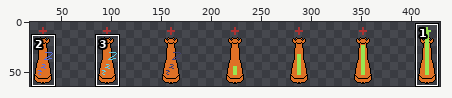
Two states of a sprite sheet, Assets/Textures/Buildings/Placeable/Defence_Tower.png. Above: a wide view before the commit, with the close-up outlined.
Close-up. Old version:
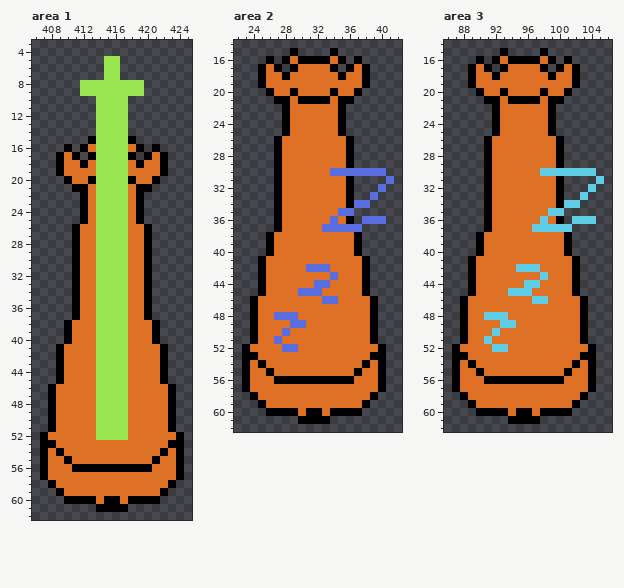
The file is 448x64 pixels. Shown: area 1: x 406..425, y 3..62; area 2: x 22..42, y 14..62; area 3: x 86..106, y 14..62. The wide view leaves out empty margins. The commit also changed other parts of the picture, which this record leaves out.
Once edited:
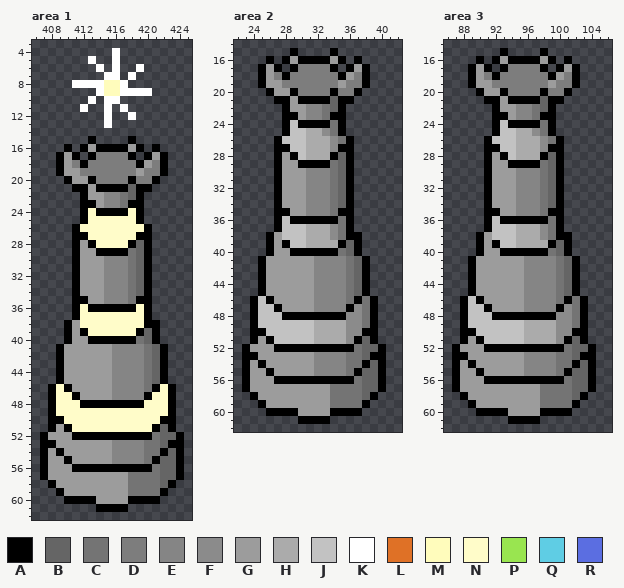
Palette (. is transparent): A #000000  B #656565  C #747474  D #7d7d7d  E #858585  F #8b8b8b  G #9c9c9c  H #ababab  J #c2c2c2  K #ffffff  L #df7126  M #fffcbc  N #fffcc9  P #99e550  Q #5fcde4  R #5b6ee1
Edits made:
Changed rows in their new state; - is an unchanged pixel.
Area 1:
first column x 408:
 4 --------K-------
 5 -----K-.K-------
 6 ------K.K--K----
 7 -------KK-K-----
 8 ---KKKKMMK..----
 9 ----..KMMKKKK---
10 -----K.KK.------
11 ----K-.K.K------
12 ------.K..K-----
13 ------.K..------
14 ------....------
15 ------....------
16 -----GAAAAG-----
17 --G---DDDD---G--
18 --GD-DDDDDD-GD--
19 --GGDDDDDDDGDD--
20 ---GG-DDDD-DD---
21 -----GAAAAB-----
22 -----GGEECB-----
23 -----AGEECA-----
24 -----NAAAAN-----
25 -----NNNNNN-----
26 ----NNNNNNNN----
27 ----ANNNNNNA----
28 ----GANNNNAB----
29 ----GGAAAACB----
30 ----GGGEEECB----
31 ----GGGEEECB----
32 ----GGGEEECB----
33 ----GGGEEECB----
34 ----GGGEEECB----
35 ----AGGEEECA----
36 ----NAAAAAAN----
37 ----NNNNNNNN----
38 ---GNNNNNNNNA---
39 ---GANNNNNNAB---
40 ---GGAAAAAACB---
41 --GGGGGGEEEECB--
42 --GGGGGGEEEECB--
43 --GGGGGGEEEECB--
44 --GGGGGGEEEECB--
45 --GGGGGGEEEECB--
46 -NAGGGGGEEEECAN-
47 -NNAGGGGEEEEANN-
48 -NNNAAAAAAAANNN-
49 -NNNNNNNNNNNNNN-
50 -ANNNNNNNNNNNNA-
51 -GANNNNNNNNNNAB-
52 GGGAAAAAAAAAACBB
53 -GGGGGGGEEEECCB-
54 G-GGGGGGEEEECC-B
55 GG-GGGGGEEEEC-BB
56 GGG----------CBB
57 GGGGGGGGGGCCCCBB
58 -GGGGGGGGGCCCCB-
59 --GGGGGGGGCCCC--
60 ------GGGG------
Area 2:
first column x 24:
16 -----G----G-------
17 --G---DDDD---G----
18 --GD-DDDDDD-GD----
19 --GGDDDDDDDGDD----
20 ---GG-DDDD-DD-----
21 -----G----B-------
22 -----GGEECB-------
23 -----AGEECA-------
24 -----JAAAAC-------
25 -----JJHHFC-------
26 ----JJJHHHFC------
27 ----AJJHHHFA------
28 ----GAJHHHAB------
29 ----GGAAAACB------
30 ----GGGEEECBA....-
31 ----GGGEEECB-----.
32 ----GGGEEECB----.-
33 ----GGGEEECB---.--
34 ----GGGEEECB-..---
35 ----AGGEEECAA-----
36 ----JAAAAAAC--...-
37 ----JJJHHHFCA.----
38 ---GJJJHHHFCA-----
39 ---GAJJHHHHAB-----
40 ---GGAAAAAACB-----
41 --GGGGGGEEEECB----
42 --GGGGGGEEEECB----
43 --GGGGGGEEEECB----
44 --GGGGGGEEEECB----
45 --GGGGGGEEEECB----
46 -JAGGGGGEEEECAC---
47 -JJAGGGGEEEEAFC---
48 -JJJAAAAAAAAFFC---
49 -JJJJJJJHHHHFFC---
50 -AJJJJJJHHHHFFA---
51 -GAJJJJJHHHHFAB---
52 GGGAAAAAAAAAACBB--
53 -GGGGGGGEEEECCB---
54 G-GGGGGGEEEECC-B--
55 GG-GGGGGEEEEC-BB--
56 GGG----------CBB--
57 GGGGGGGGGGCCCCBB--
58 -GGGGGGGGGCCCCB---
59 --GGGGGGGGCCCC----
60 ------GGGG--------
Area 3:
first column x 88:
16 -----G----G-------
17 --G---DDDD---G----
18 --GD-DDDDDD-GD----
19 --GGDDDDDDDGDD----
20 ---GG-DDDD-DD-----
21 -----G----B-------
22 -----GGEECB-------
23 -----AGEECA-------
24 -----JAAAAC-------
25 -----JJHHFC-------
26 ----JJJHHHFC------
27 ----AJJHHHFA------
28 ----GAJHHHAB------
29 ----GGAAAACB------
30 ----GGGEEECBA....-
31 ----GGGEEECB-----.
32 ----GGGEEECB----.-
33 ----GGGEEECB---.--
34 ----GGGEEECB-..---
35 ----AGGEEECAA-----
36 ----JAAAAAAC--...-
37 ----JJJHHHFCA.----
38 ---GJJJHHHFCA-----
39 ---GAJJHHHHAB-----
40 ---GGAAAAAACB-----
41 --GGGGGGEEEECB----
42 --GGGGGGEEEECB----
43 --GGGGGGEEEECB----
44 --GGGGGGEEEECB----
45 --GGGGGGEEEECB----
46 -JAGGGGGEEEECAC---
47 -JJAGGGGEEEEAFC---
48 -JJJAAAAAAAAFFC---
49 -JJJJJJJHHHHFFC---
50 -AJJJJJJHHHHFFA---
51 -GAJJJJJHHHHFAB---
52 GGGAAAAAAAAAACBB--
53 -GGGGGGGEEEECCB---
54 G-GGGGGGEEEECC-B--
55 GG-GGGGGEEEEC-BB--
56 GGG----------CBB--
57 GGGGGGGGGGCCCCBB--
58 -GGGGGGGGGCCCCB---
59 --GGGGGGGGCCCC----
60 ------GGGG--------
Where, in picture pixels (left, top, right, bottom), the same in both close-ups:
changed: (48, 48, 176, 504)
changed: (250, 56, 394, 416)
changed: (460, 56, 604, 416)
